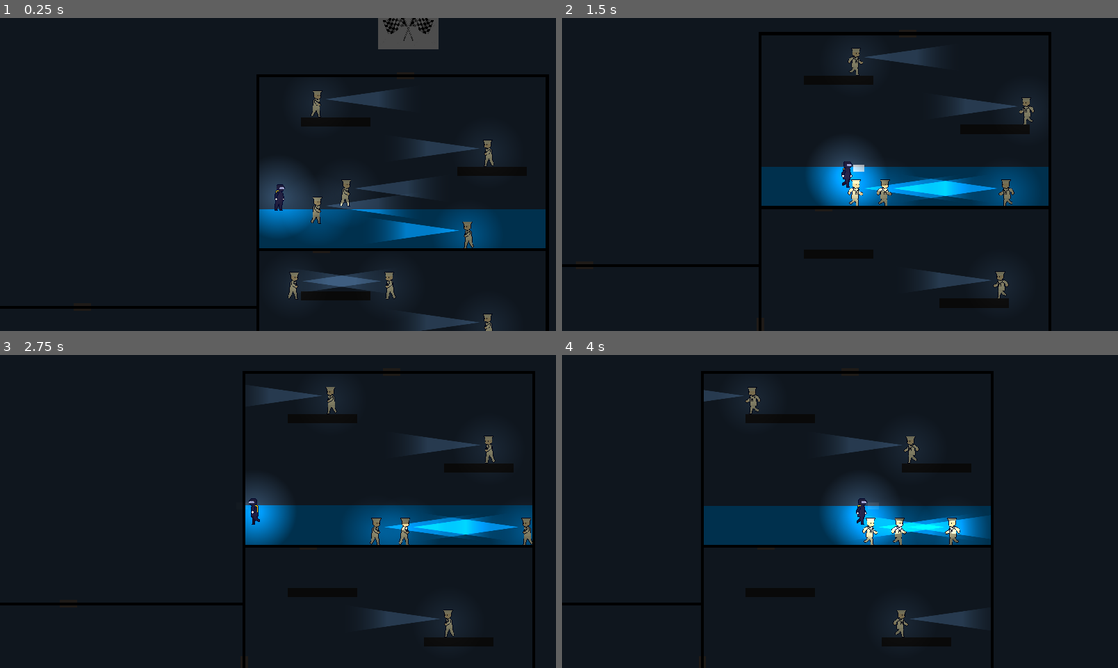
Above: before the commit, frames 1-4 (two rows, left to right).
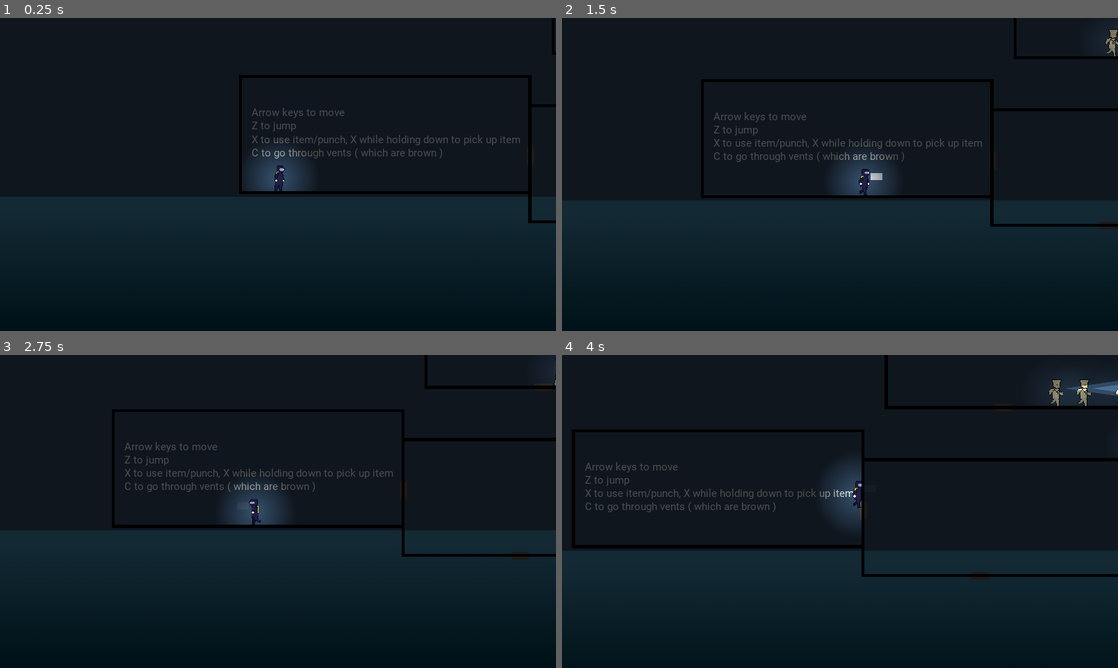
Above: after the commit, the same moments.

Repository: creikey/coldline-florida
Game: Godot game, scene res://Level/Main.tscn
Same seed, same stepped clock (60 frames per second), same inputs: the game is played once before the commit and once after it.
Inputs:
- Up to frame 1 (0.25 s): no input
- Up to frame 2 (1.5 s): hold C (g_enter_gateway) 0.53-1.28 s; hold Right (g_right) from 0.53 s (still down); tap Z (g_jump) at 0.77 s; tap X (g_use_item) at 1.35 s
- Up to frame 3 (2.75 s): tap Z (g_jump) at 1.52 s; release Right (g_right) at 2.03 s; hold Left (g_left) from 2.03 s (still down); hold C (g_enter_gateway) from 2.03 s (still down)
- Up to frame 4 (4 s): release Left (g_left) at 2.78 s; release C (g_enter_gateway) at 2.78 s; hold Right (g_right) from 2.78 s (still down); tap X (g_use_item) at 2.85 s; tap Z (g_jump) at 3.02, 3.77 s; hold C (g_enter_gateway) from 3.53 s (still down)

The runs differ from the first frame. In frame 1, 15% of the frame differs, in the area x 0-100%, y 0-100%; in frame 2, 13%; in frame 3, 13%; in frame 4, 14%.

Commit message:
Fix player starting position

Diff:
--- a/src/Level/Main.tscn
+++ b/src/Level/Main.tscn
@@ -334,7 +334,7 @@
 position = Vector2( 590, 200 )
 
 [node name="Player" parent="." instance=ExtResource( 10 )]
-position = Vector2( 2180, -890 )
+position = Vector2( -840, 530 )
 
 [node name="DarknessModulate" parent="." instance=ExtResource( 6 )]
 position = Vector2( 30.204, 22.653 )
